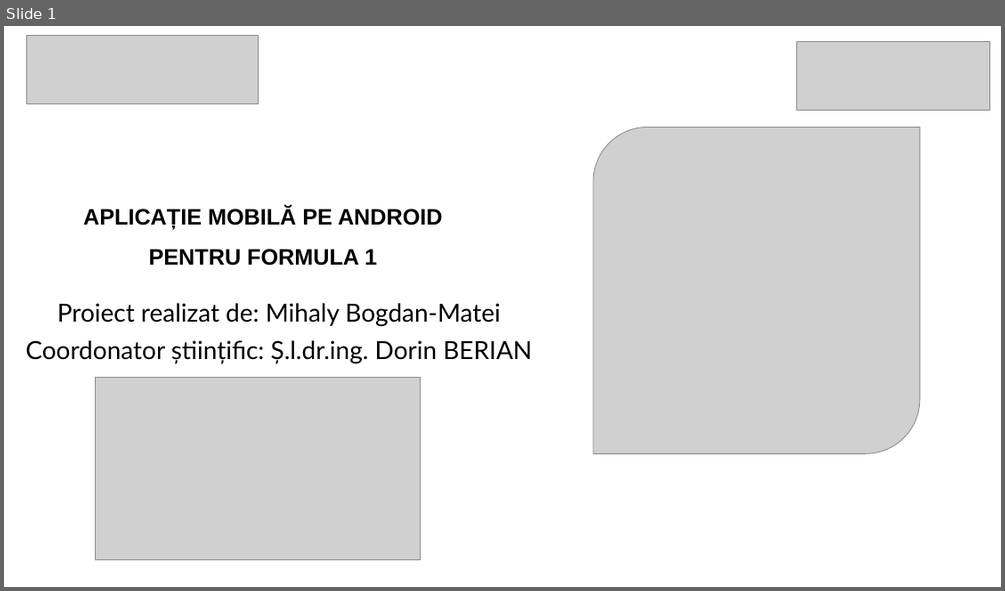
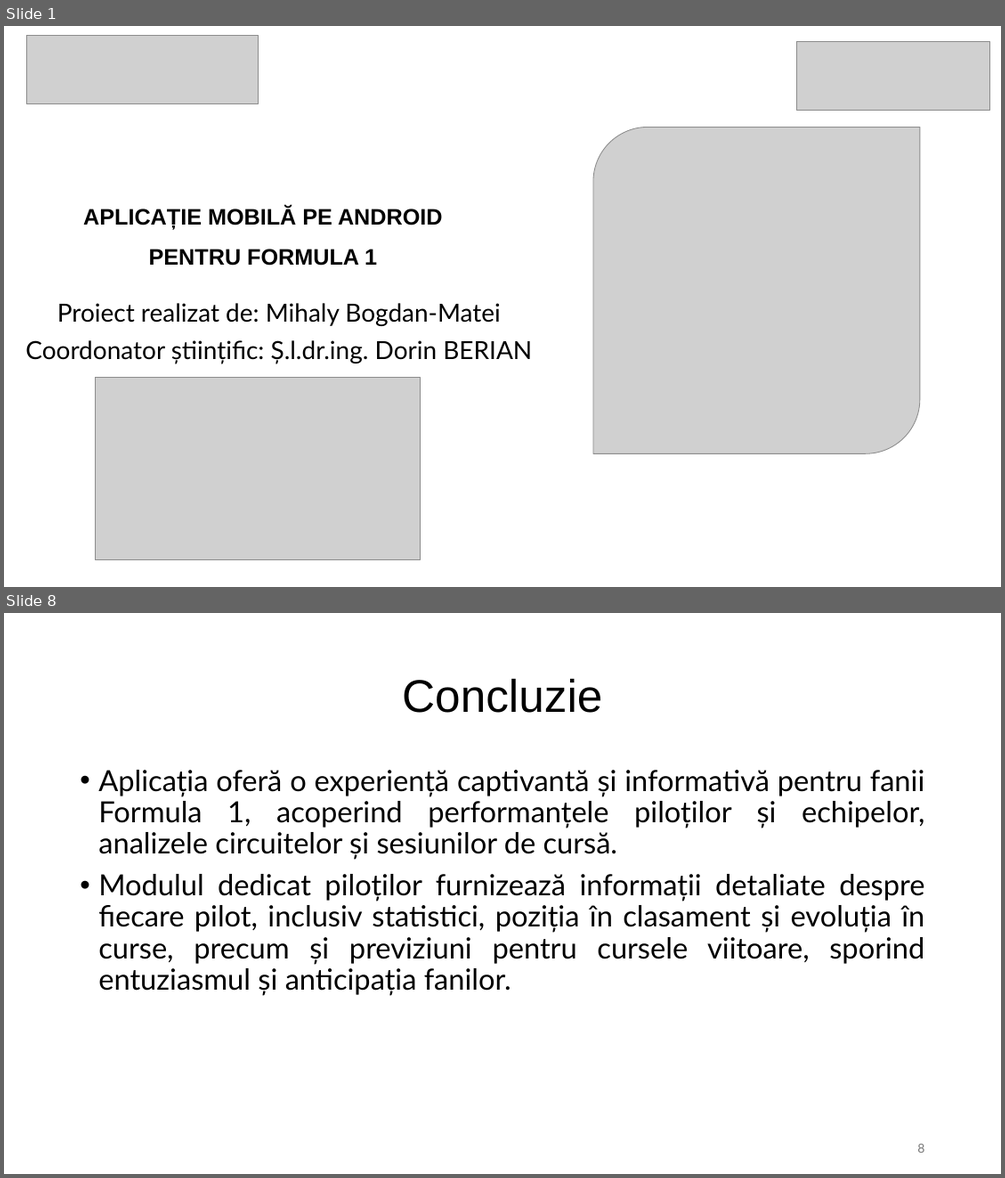
Before and after one commit to Patey0911/Licenta, a slide deck: Mihaly_Bogdan-Matei.pptx. Shown one above the other, each under a label of ours: slide 1 before the commit, slides 1 and 8 after it; the slides between them are not shown. The pictures are 1005x591 and 1005x1178 pixels, drawn with LibreOffice and Linux fonts; fonts in the diff are those of the drawing; grey boxes stand for pictures. Boxes give left, top, right and bottom in pixels: in the first picture for what was removed or moved away, otherwise in the second. Text is boxed around its words. In the diff, an @@ line names an element or a change of style, - is before the commit and + after.

```diff
--- a/Mihaly_Bogdan-Matei.pptx
+++ b/Mihaly_Bogdan-Matei.pptx
@@ slide 8 added at (4,613,1001,1174), background #FFFFFF @@
@@ title added at (402,678,602,713), 44 pt, text #000000 @@
+Concluzie
@@ text added at (98,770,925,995), 28 pt, text #000000 @@
+• Aplicația oferă o experiență captivantă și informativă pentru fanii Formula 1, acoperind performanțele piloților și echipelor, analizele circuitelor și sesiunilor de cursă.
+• Modulul dedicat piloților furnizează informații detaliate despre fiecare pilot, inclusiv statistici, poziția în clasament și evoluția în curse, precum și previziuni pentru cursele viitoare, sporind entuziasmul și anticipația fanilor.
@@ page number added at (917,1143,924,1152), 12 pt, text #797979 @@
+8
```
Also in this commit, not shown: 8 slides changed, 4 other files.
